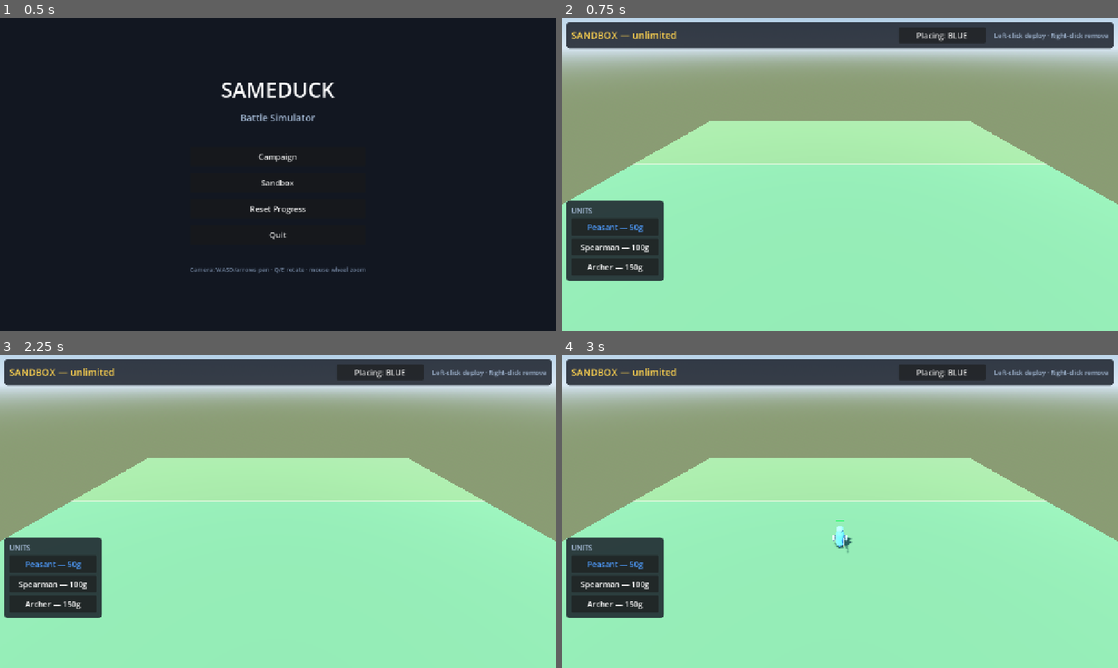
Above: before the commit, frames 1-4 (two rows, left to right).
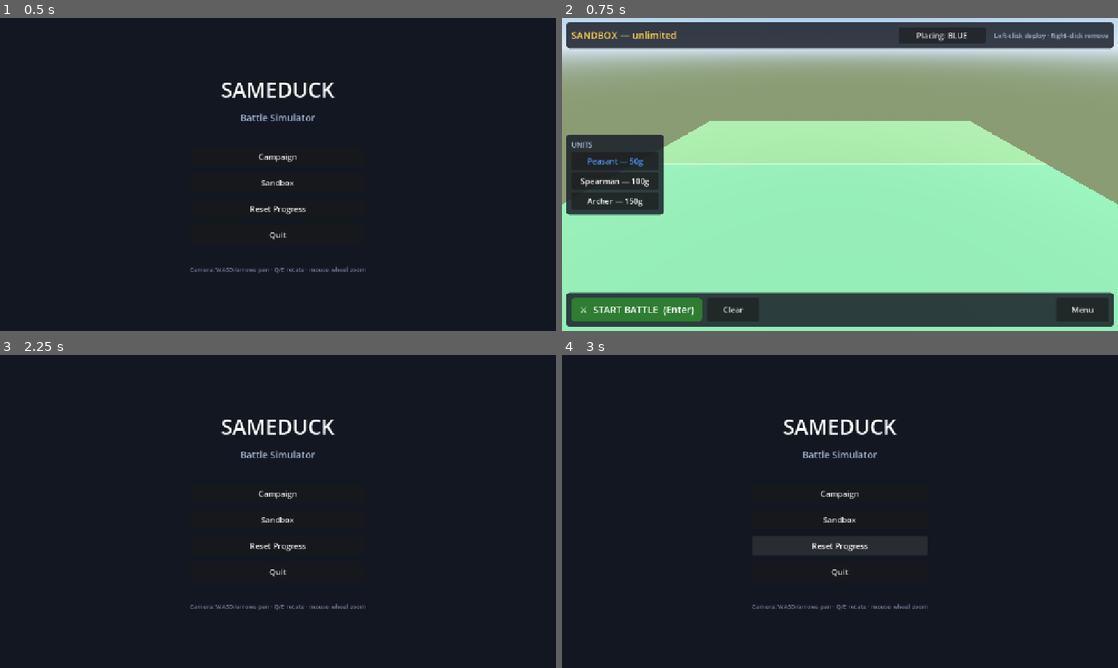
Above: after the commit, the same moments.

Repository: jaygriggsau/sameduck
Game: Godot game, scene res://scenes/Main.tscn
Same seed, same stepped clock (60 frames per second), same inputs: the game is played once before the commit and once after it.
Inputs (mouse positions are in pixels of both pictures, inside the frame that each line leads up to):
- Up to frame 1 (0.5 s): no input
- Up to frame 2 (0.75 s): click "Sandbox" at 0.5 s
- Up to frame 3 (2.25 s): click (172, 646) at 1.25 s, where only the run after the commit has a clickable "Clear"; click (522, 646) at 2 s, where only the run after the commit has a clickable "Menu"
- Up to frame 4 (3 s): click (840, 545) at 2.75 s, where only the run after the commit has a clickable "Reset Progress"

Frame 1 is identical in both runs. In frame 2, 19% of the frame differs, in the area x 0-100%, y 37-99%; in frame 3, 97%, in the area x 0-100%, y 0-100%; in frame 4, 97%.

Commit message:
Fix invisible Start Battle button and make it prominent
The deployment-phase bottom bar was anchored to the bottom edge but grew
downward (off-screen), so the Start Battle button never appeared. Set
grow_vertical to BEGIN so it grows upward into view.

Also:
- Style Start Battle as a bold green primary button.
- Add Enter as a keyboard shortcut to start the battle.
- Vertically centre the unit palette.

Verified by rendering the placement screen via Xvfb.

https://claude.ai/code/session_018Rw3TJtXTzeM8sAcv6E2nx

Diff:
--- a/scripts/ui/PlacementHUD.gd
+++ b/scripts/ui/PlacementHUD.gd
@@ -26,6 +26,14 @@
 	var ids := _available_unit_ids()
 	if not ids.is_empty():
 		_select_unit(ids[0])
+
+func _unhandled_key_input(event: InputEvent) -> void:
+	if GameManager.state != GameManager.State.PLACEMENT:
+		return
+	if event is InputEventKey and event.pressed and not event.echo:
+		if event.keycode == KEY_ENTER or event.keycode == KEY_KP_ENTER:
+			_on_start()
+			get_viewport().set_input_as_handled()
 
 func _available_unit_ids() -> Array:
 	var result: Array = []
@@ -68,8 +76,8 @@
 	var panel := UI.panel()
 	panel.mouse_filter = Control.MOUSE_FILTER_STOP
 	panel.set_anchors_and_offsets_preset(Control.PRESET_CENTER_LEFT)
+	panel.grow_vertical = Control.GROW_DIRECTION_BOTH
 	panel.offset_left = 10
-	panel.offset_top = 60
 	add_child(panel)
 
 	var col := VBoxContainer.new()
@@ -90,6 +98,8 @@
 	var panel := UI.panel()
 	panel.mouse_filter = Control.MOUSE_FILTER_STOP
 	panel.set_anchors_and_offsets_preset(Control.PRESET_BOTTOM_WIDE)
+	# A bottom-anchored auto-sized panel must grow UPWARD into view.
+	panel.grow_vertical = Control.GROW_DIRECTION_BEGIN
 	panel.offset_left = 10
 	panel.offset_right = -10
 	panel.offset_bottom = -10
@@ -98,7 +108,7 @@
 	row.add_theme_constant_override("separation", 12)
 	panel.add_child(row)
 
-	var start := UI.button("⚔  START BATTLE", 240, 48)
+	var start := UI.primary_button("⚔  START BATTLE  (Enter)", 300, 54)
 	start.pressed.connect(_on_start)
 	row.add_child(start)
 
--- a/scripts/ui/UI.gd
+++ b/scripts/ui/UI.gd
@@ -27,6 +27,24 @@
 	b.add_theme_font_size_override("font_size", 18)
 	return b
 
+## A bold, green call-to-action button (e.g. Start Battle).
+static func primary_button(text: String, min_w: int = 260, min_h: int = 54) -> Button:
+	var b := button(text, min_w, min_h)
+	b.add_theme_font_size_override("font_size", 22)
+	var normal := StyleBoxFlat.new()
+	normal.bg_color = Color("#2e7d32")
+	normal.set_corner_radius_all(8)
+	normal.set_content_margin_all(10)
+	var hover := normal.duplicate()
+	hover.bg_color = Color("#43a047")
+	var pressed := normal.duplicate()
+	pressed.bg_color = Color("#1b5e20")
+	b.add_theme_stylebox_override("normal", normal)
+	b.add_theme_stylebox_override("hover", hover)
+	b.add_theme_stylebox_override("pressed", pressed)
+	b.add_theme_color_override("font_color", Color.WHITE)
+	return b
+
 static func panel(bg: Color = PANEL_BG) -> PanelContainer:
 	var p := PanelContainer.new()
 	var sb := StyleBoxFlat.new()
